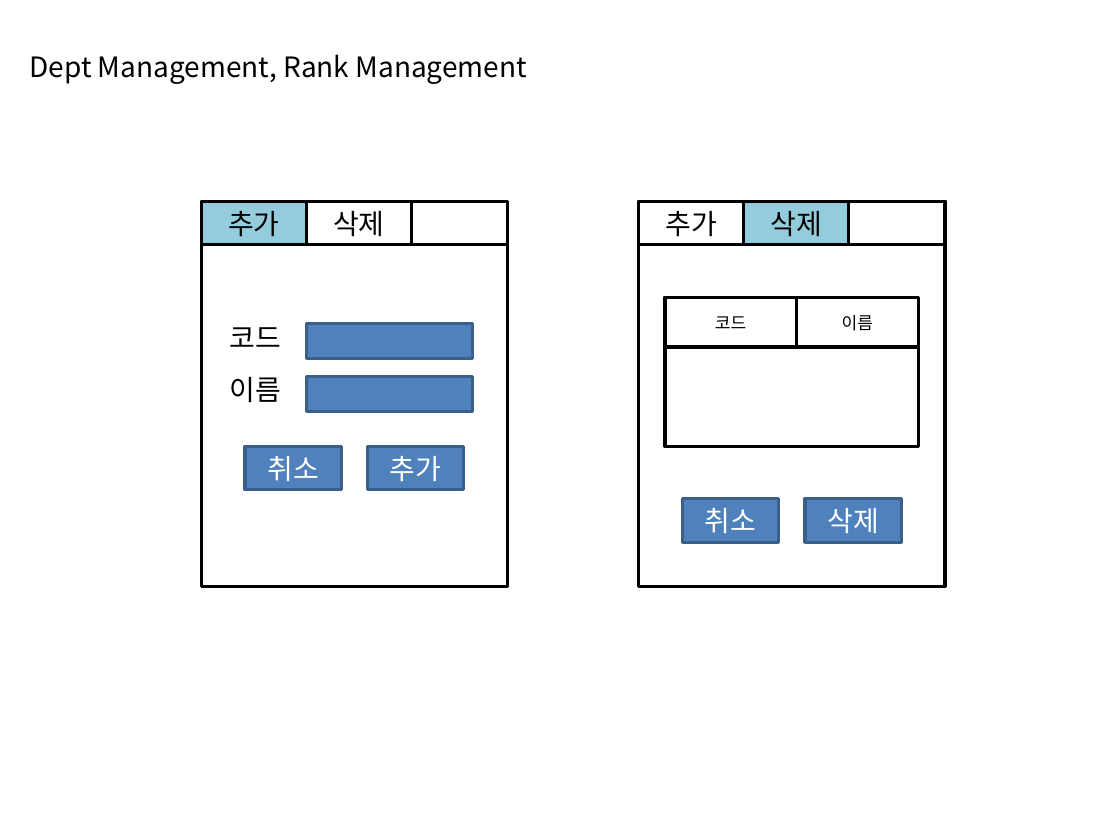
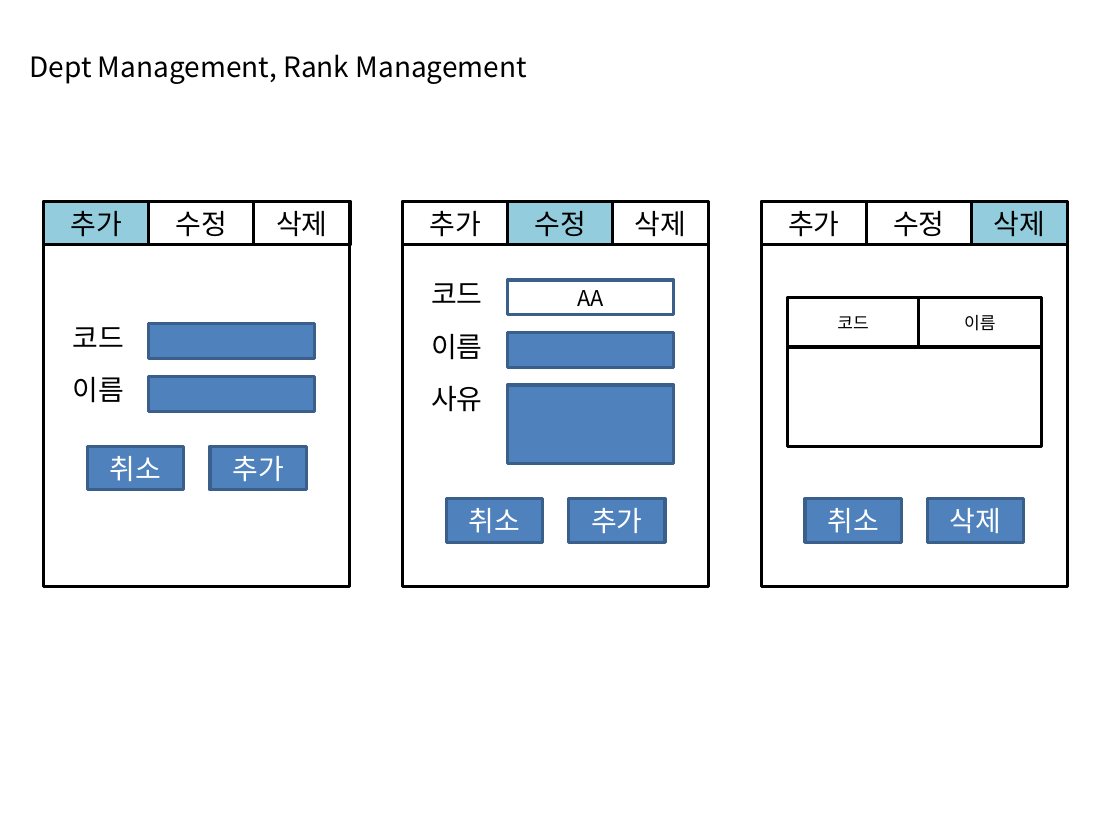
Before and after one commit to tmdgh6789/HRM, a slide deck: slide 3 of 2.Design/ui.pptx. Drawn at 1120x840 pixels with LibreOffice and Linux fonts; fonts in the diff are those of the drawing. Boxes give left, top, right and bottom in pixels: in the first picture for what was removed or moved away, otherwise in the second. Text is boxed around its words. In the diff, an @@ line names an element or a change of style, - is before the commit and + after.

```diff
--- a/2.Design/ui.pptx
+++ b/2.Design/ui.pptx
@@ 5 rectangles: place and size @@
-5 rectangles at [202,202,507,587]
+5 rectangles at [44,202,349,587]
@@ rectangle added at [149,202,254,245], outline #000000 2 pt, 18 pt, text #000000 @@
+수정
@@ rectangle "삭제": place and size @@
-rectangle "삭제" at [306,202,411,245]
+rectangle "삭제" at [254,202,351,245]
@@ rectangle added at [402,202,708,245], outline #000000 2 pt @@
@@ rectangle added at [402,202,708,587], outline #000000 2 pt @@
@@ rectangle added at [402,202,507,245], outline #000000 2 pt, 18 pt, text #000000 @@
+추가
@@ rectangle added at [507,202,613,245], fill #93CDDD, outline #000000 2 pt, 18 pt, text #000000 @@
+수정
@@ rectangle "삭제": place and size @@
-rectangle "삭제" at [744,202,849,245]
+rectangle "삭제" at [613,202,709,245]
@@ rectangle "삭제" at [613,202,709,245]: fill #93CDDD to none @@
@@ 4 rectangles: place and size @@
-4 rectangles at [638,202,944,587]
+4 rectangles at [762,202,1067,587]
@@ rectangle added at [866,202,971,245], outline #000000 2 pt, 18 pt, text #000000 @@
+수정
@@ rectangle added at [971,202,1067,245], fill #93CDDD, outline #000000 2 pt, 18 pt, text #000000 @@
+삭제
@@ text added at [431,283,483,303], 18 pt, text #000000 @@
+코드
@@ rectangle added at [507,280,673,315], outline #3A5F8C 2 pt, 14 pt, text #000000 @@
+AA
@@ 4 rectangles: place and size @@
-4 rectangles at [665,298,920,542]
+4 rectangles at [787,298,1042,542]
@@ text added at [431,334,483,360], 18 pt, text #000000 @@
+이름
@@ rectangle added at [507,333,673,367], fill #4F81BD, outline #3A5F8C 2 pt @@
@@ 2 texts, 2 rectangles: place and size @@
-2 texts, 2 rectangles at [230,324,472,411]
+2 texts, 2 rectangles at [72,324,315,411]
@@ text added at [431,386,483,412], 18 pt, text #000000 @@
+사유
@@ rectangle added at [507,385,673,464], fill #4F81BD, outline #3A5F8C 2 pt @@
@@ rectangle added at [446,498,542,542], fill #4F81BD, outline #3A5F8C 2 pt, 18 pt, text #FFFFFF @@
+취소
@@ rectangle added at [569,498,665,542], fill #4F81BD, outline #3A5F8C 2 pt, 18 pt, text #FFFFFF @@
+추가
```
Also in this commit, not shown: 2 other slides changed, 8 other files.
